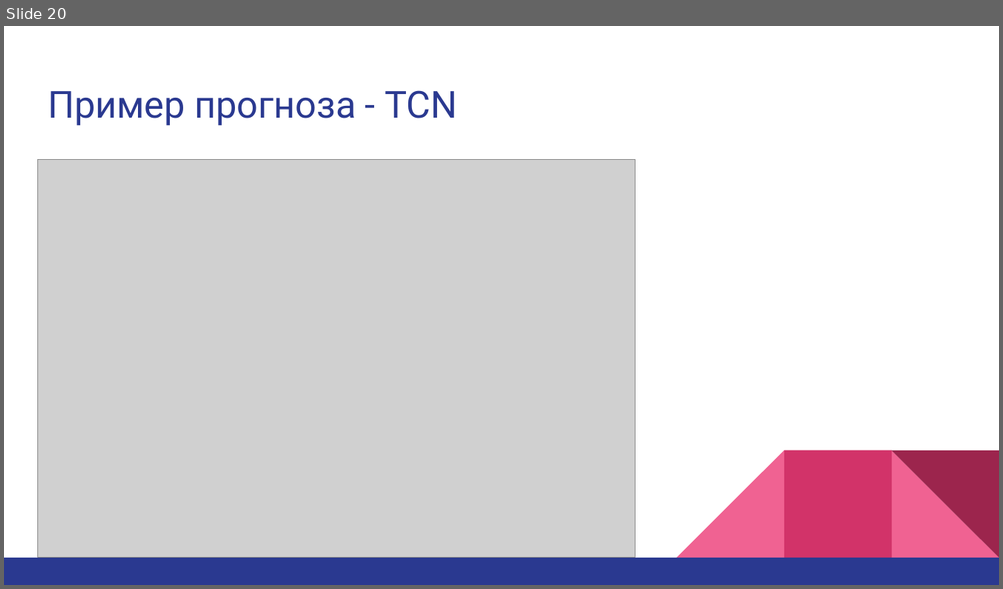
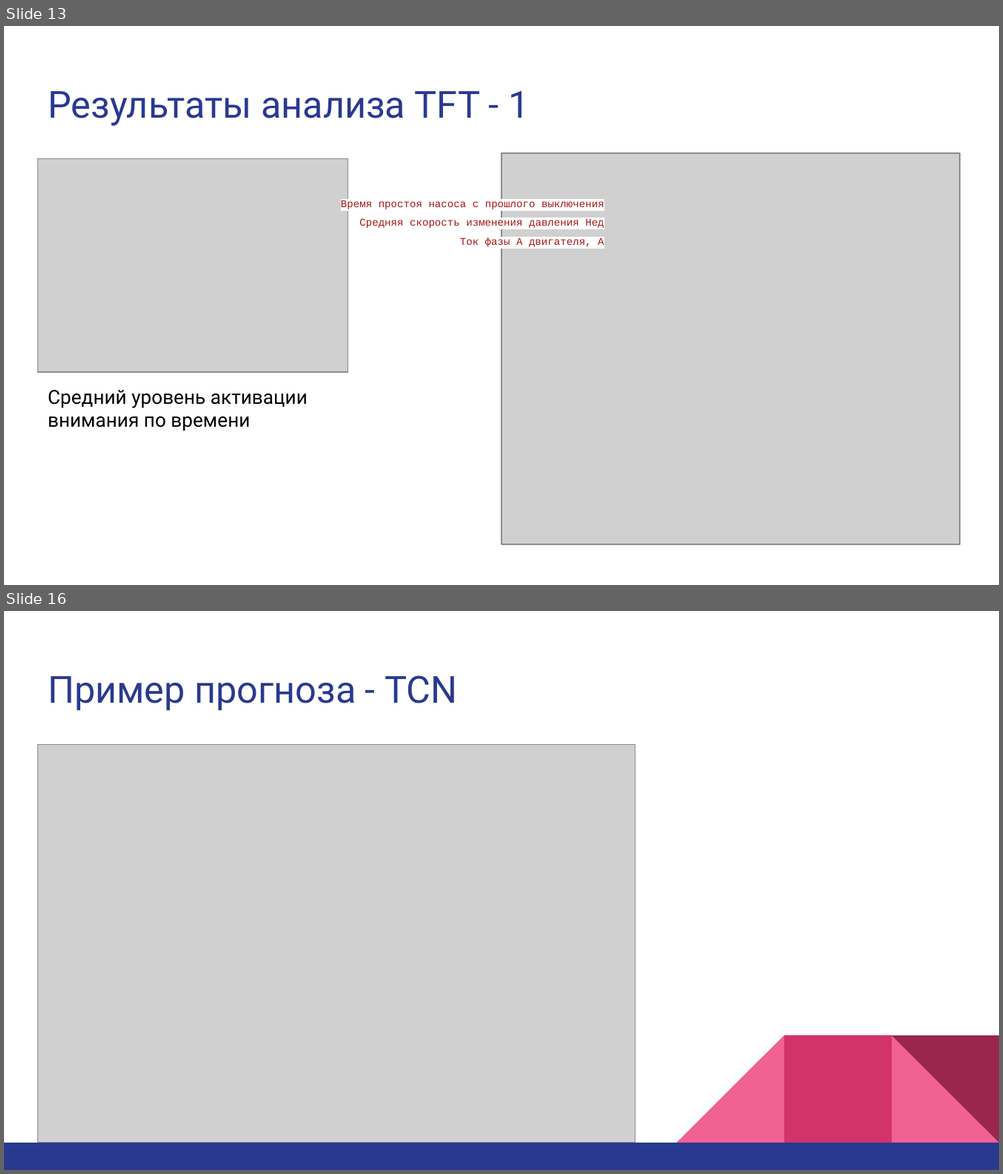
Before and after one commit to ksetdekov/ts_transformers, a slide deck: text/Презентация.pptx. Shown one above the other, each under a label of ours: slide 20 before the commit, slides 13 and 16 after it; the slides between them are not shown. The pictures are 1003x589 and 1003x1174 pixels, drawn with LibreOffice and Linux fonts; fonts in the diff are those of the drawing; grey boxes stand for pictures. Boxes give left, top, right and bottom in pixels: in the first picture for what was removed or moved away, otherwise in the second. Text is boxed around its words. In the diff, an @@ line names an element or a change of style, - is before the commit and + after.

```diff
--- a/text/Презентация.pptx
+++ b/text/Презентация.pptx
@@ slide 13 added at (4,26,999,585), background #FFFFFF @@
@@ title added at (48,91,529,126), 27 pt, text #2A3990 @@
+Результаты анализа TFT - 1
@@ picture added at (38,158,348,372) @@
@@ picture added at (501,153,960,545) @@
@@ text added at (341,200,604,247), 7.5 pt, text #A31515 @@
+Время простоя насоса с прошлого выключения
+Средняя скорость изменения давления Нед
+Ток фазы A двигателя, А
@@ text added at (48,390,307,432), 14 pt, text #000000 @@
+Средний уровень активации внимания по времени
@@ what was slide 20 is now slide 16 @@
```
Also in this commit, not shown: 1 slide changed, 1 other slide added.
